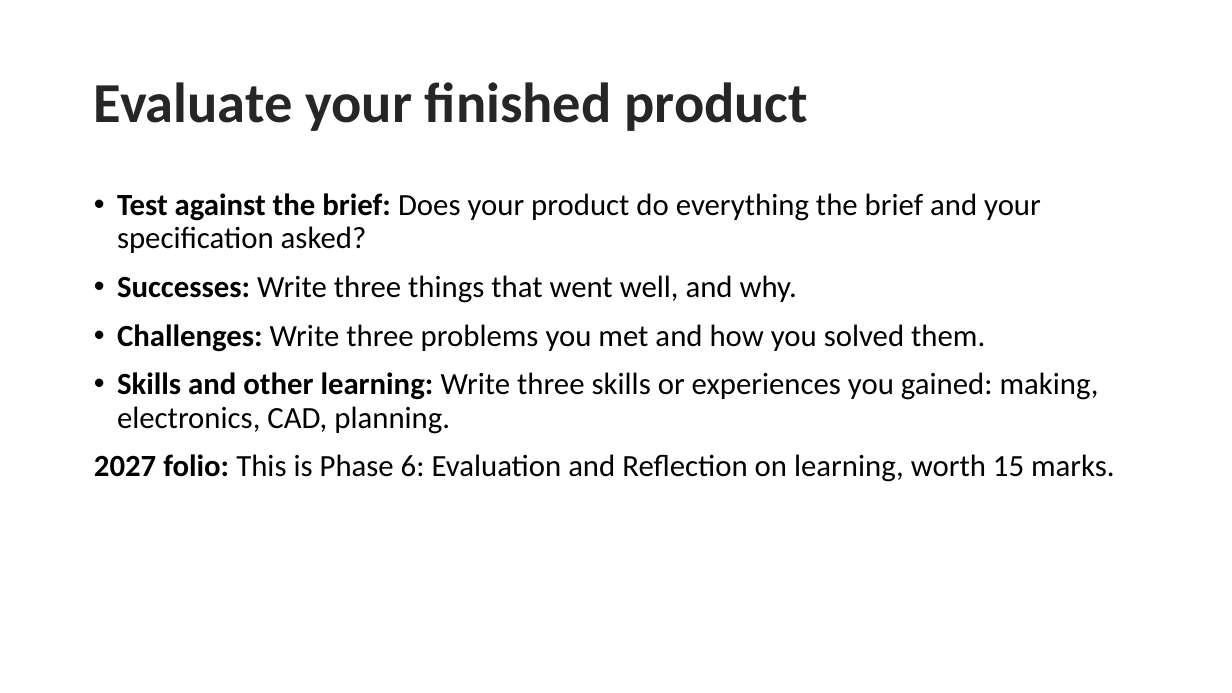
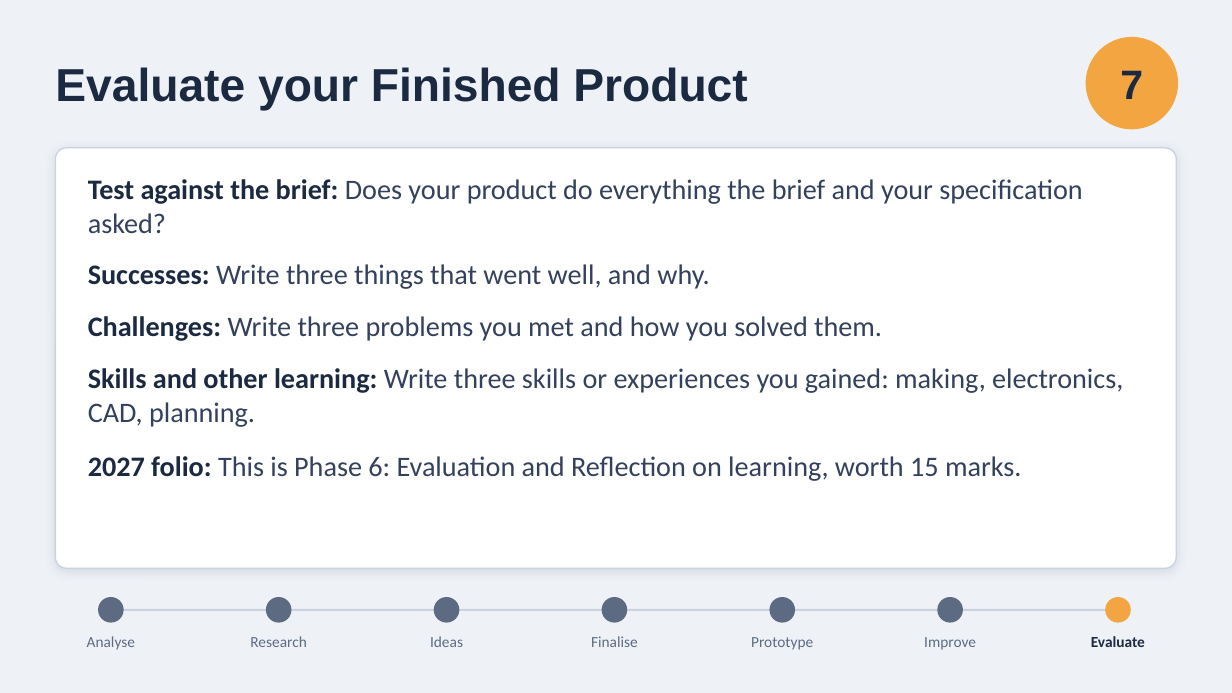
Before and after one commit to madstats26/Technology, a slide deck: slide 8 of project/design-process.pptx. Drawn at 1232x693 pixels with LibreOffice and Linux fonts; fonts in the diff are those of the drawing; background and template pictures are left out. Boxes give left, top, right and bottom in pixels: in the first picture for what was removed or moved away, otherwise in the second. Text is boxed around its words. In the diff, an @@ line names an element or a change of style, - is before the commit and + after.

```diff
--- a/project/design-process.pptx
+++ b/project/design-process.pptx
@@ background picture (left out) to #EEF2F7 @@
@@ ellipse added at bbox=[1086, 37, 1178, 129], fill #F2A541 @@
@@ title at bbox=[55, 67, 747, 111]: text changed; size 44 to 36 pt; font Calibri to Arial; text colour #262626 to #1B2A41 @@
-Evaluate your finished product
+Evaluate your Finished Product
@@ text added at bbox=[1120, 70, 1143, 99], 32 pt, text #1B2A41, bold @@
+7
@@ rounded rectangle added at bbox=[55, 148, 1177, 568], fill #FFFFFF, outline #C9D2DE 1 pt @@
@@ text "Test against the brief: Does ...": place and size @@
-text "Test against the brief: Does ..." at bbox=[94, 193, 1115, 482]
+text "Test against the brief: Does ..." at bbox=[88, 179, 1123, 481]
@@ text "Test against the brief: Does ..." at bbox=[88, 179, 1123, 481]: size 24 to 22 pt; text colour #000000 to #1B2A41 in "Test against the brief:", "Successes:", "Challenges:", "Skills and other learning:" and 1 more places; text colour #000000 to #33415C in "Does your product do everything the brief ...", "Write three things that went well, and ...", "Write three problems you met and how ...", "Write three skills or experiences you gained: ..." and 1 more places; indent changed; line spacing 0.9 to 1; less space between paragraphs; more space between paragraphs @@
@@ ellipse added at bbox=[99, 598, 123, 622], fill #5C6B82, outline #5C6B82 1.25 pt @@
@@ ellipse added at bbox=[267, 598, 291, 622], fill #5C6B82, outline #5C6B82 1.25 pt @@
@@ ellipse added at bbox=[434, 598, 458, 622], fill #5C6B82, outline #5C6B82 1.25 pt @@
@@ ellipse added at bbox=[603, 598, 627, 622], fill #5C6B82, outline #5C6B82 1.25 pt @@
@@ ellipse added at bbox=[771, 598, 795, 622], fill #5C6B82, outline #5C6B82 1.25 pt @@
@@ ellipse added at bbox=[938, 598, 962, 622], fill #5C6B82, outline #5C6B82 1.25 pt @@
@@ ellipse added at bbox=[1106, 598, 1130, 622], fill #F2A541, outline #F2A541 1.25 pt @@
@@ line added from (111, 610) to (1118, 610), #C9D2DE 1.5 pt @@
@@ text added at bbox=[87, 636, 135, 650], 12 pt, text #5C6B82 @@
+Analyse
@@ text added at bbox=[250, 636, 306, 647], 12 pt, text #5C6B82 @@
+Research
@@ text added at bbox=[430, 636, 463, 647], 12 pt, text #5C6B82 @@
+Ideas
@@ text added at bbox=[591, 636, 638, 647], 12 pt, text #5C6B82 @@
+Finalise
@@ text added at bbox=[751, 637, 813, 650], 12 pt, text #5C6B82 @@
+Prototype
@@ text added at bbox=[924, 637, 976, 650], 12 pt, text #5C6B82 @@
+Improve
@@ text added at bbox=[1091, 636, 1145, 647], 12 pt, text #1B2A41, bold @@
+Evaluate
```
Also in this commit, not shown: 6 other slides changed, 1 slide added, 1 slide removed.
